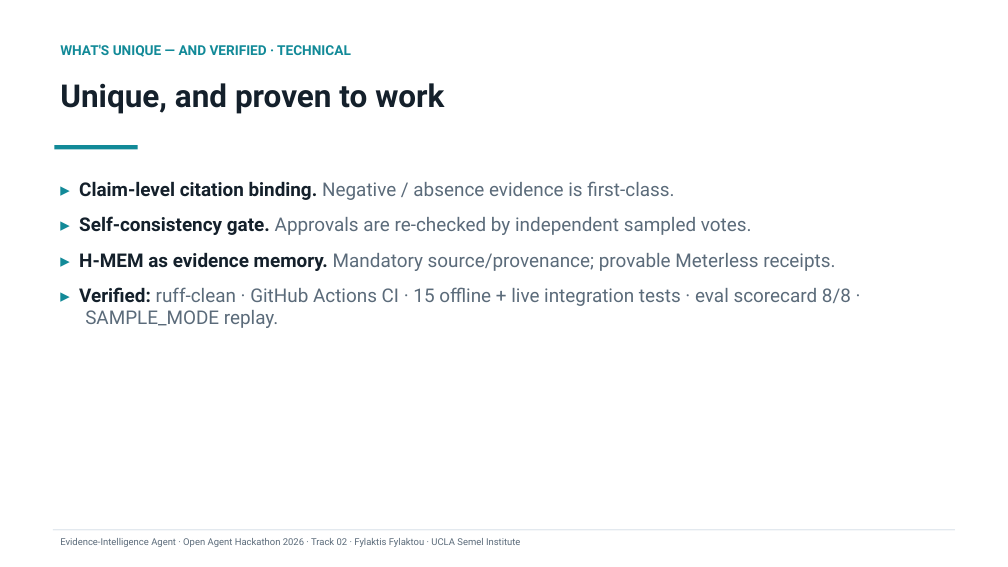
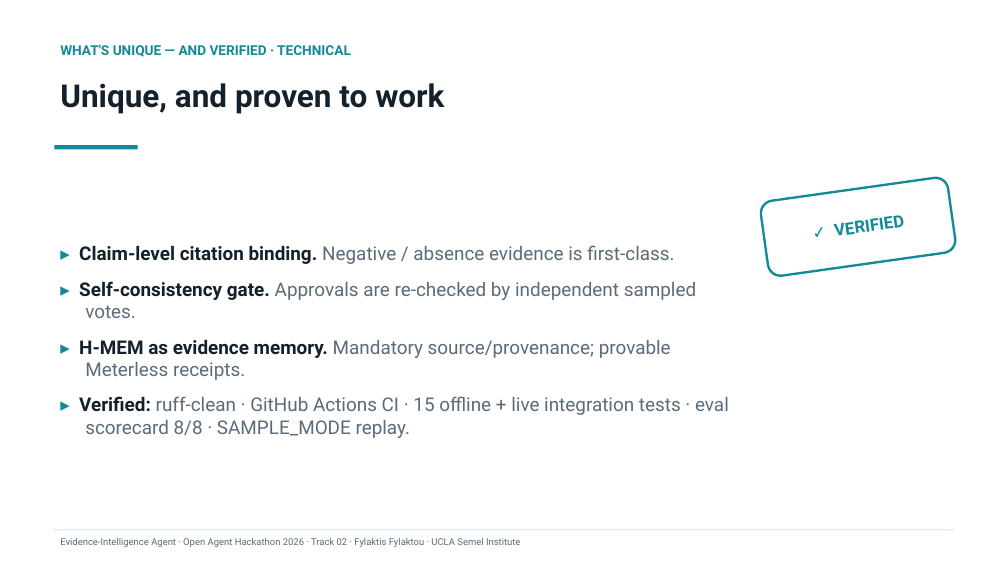
Before and after one commit to ffylaktis/open-agent-hack, a slide deck: slide 9 of deck/Evidence-Intelligence-Agent.pptx. Drawn at 1008x567 pixels with LibreOffice and Linux fonts; fonts in the diff are those of the drawing. Boxes give left, top, right and bottom in pixels: in the first picture for what was removed or moved away, otherwise in the second. Text is boxed around its words. In the diff, an @@ line names an element or a change of style, - is before the commit and + after.

```diff
--- a/deck/Evidence-Intelligence-Agent.pptx
+++ b/deck/Evidence-Intelligence-Agent.pptx
@@ text "▸ Claim-level citation binding. Negative ...": place and size @@
-text "▸ Claim-level citation binding. Negative ..." at [79,181,851,328]
+text "▸ Claim-level citation binding. Negative ..." at [79,245,729,438]
@@ text "▸ Claim-level citation binding. Negative ..." at [79,245,729,438]: vertical alignment top to middle @@
@@ rounded rectangle added at [759,176,957,277], outline #128A98 2.25 pt, 16 pt, text #128A98, bold @@
+✓ VERIFIED
```
Also in this commit, not shown: 4 other slides changed, 1 other file.
